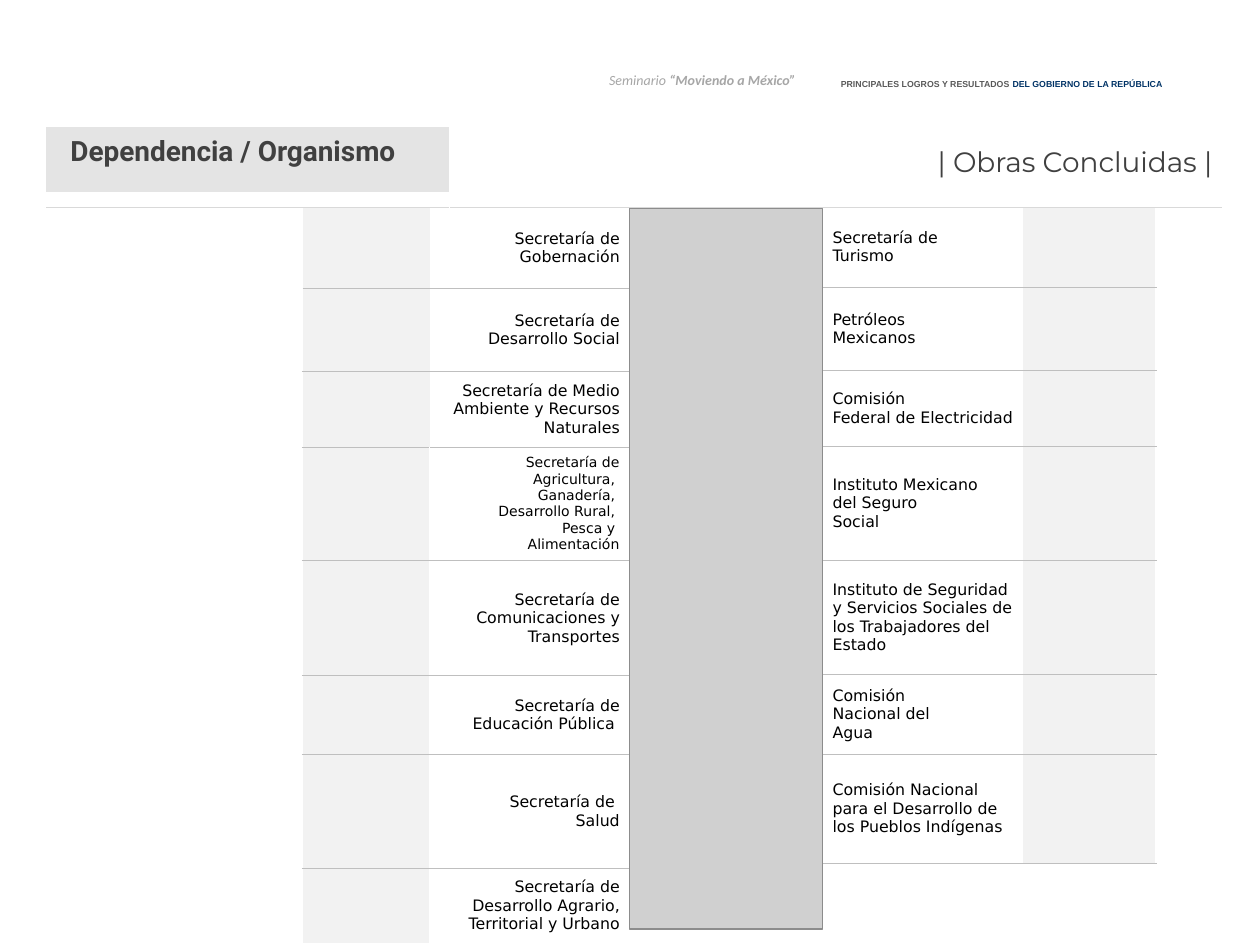
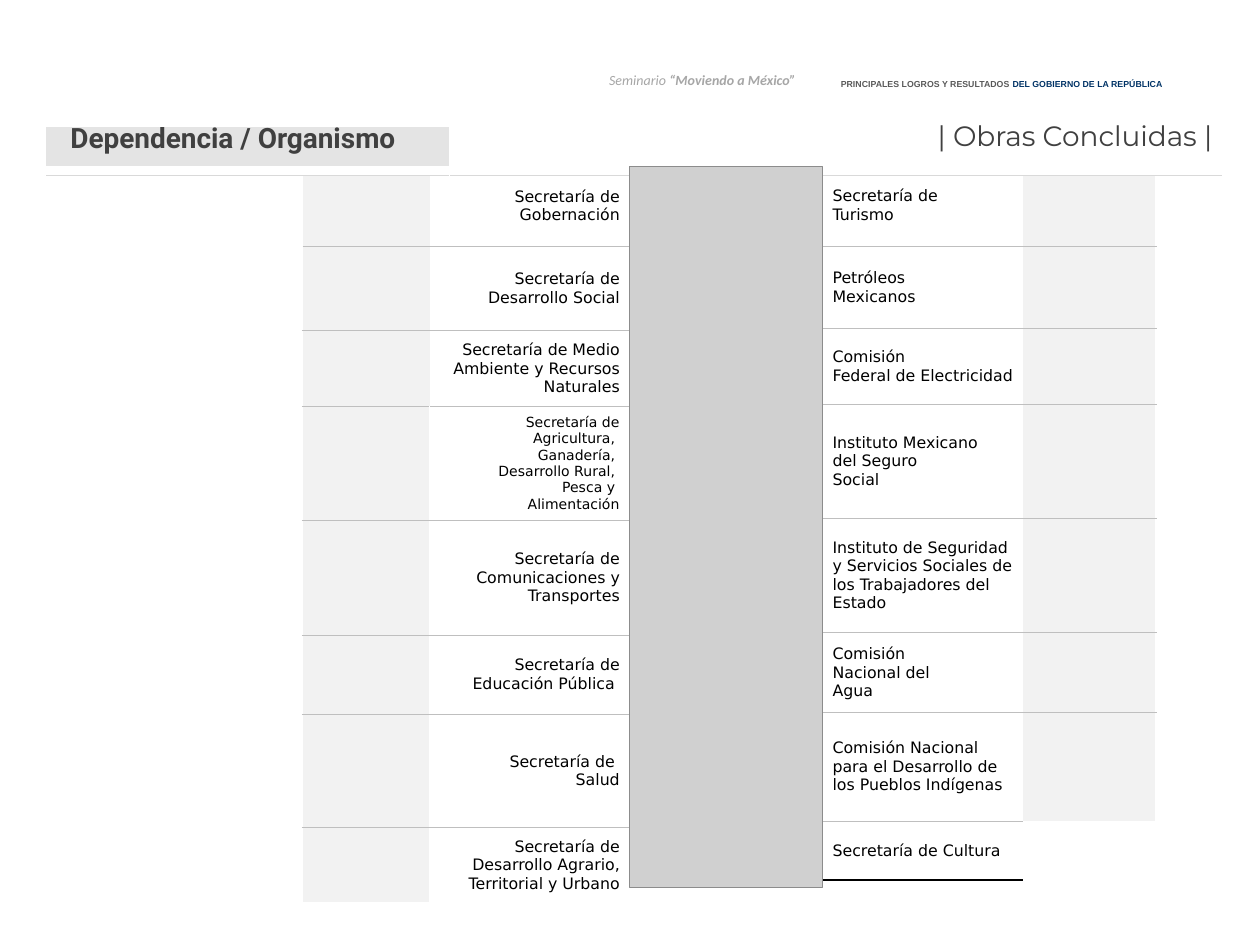
Before and after one commit to fpedro23/djangoObras, a slide deck: slide 2 of obras/static/ppt/LOGROS_RESULTADOS.pptx. Drawn at 1260x945 pixels with LibreOffice and Linux fonts; fonts in the diff are those of the drawing; grey boxes stand for pictures; background and template pictures are left out. Boxes give left, top, right and bottom in pixels: in the first picture for what was removed or moved away, otherwise in the second. Text is boxed around its words. In the diff, an @@ line names an element or a change of style, - is before the commit and + after.

Commit message:
Ahora el reporte de logros y resultados ya envia la  información de la secretaría de cultura, la cual no estaba contemplada en el reporte.

```diff
--- a/obras/static/ppt/LOGROS_RESULTADOS.pptx
+++ b/obras/static/ppt/LOGROS_RESULTADOS.pptx
@@ table: place and size @@
-table at (45,106,1223,208)
+table at (45,106,1223,175)
@@ text "| Obras Concluidas |": place and size @@
-text "| Obras Concluidas |" at (953,151,1197,172)
+text "| Obras Concluidas |" at (953,125,1197,146)
@@ table: place and size @@
-table at (302,208,630,937)
+table at (302,165,630,897)
@@ picture: place and size @@
-picture at (630,208,823,929)
+picture at (630,166,823,887)
@@ table at (823,165,1157,931) @@
+row 15: Secretaría de Cultura | 
+row 18:  | 
@@ table: place and size @@
-table at (823,207,1157,929)
+table at (823,165,1157,931)
```
Also in this commit, not shown: 3 other slides changed, 1 other file.
